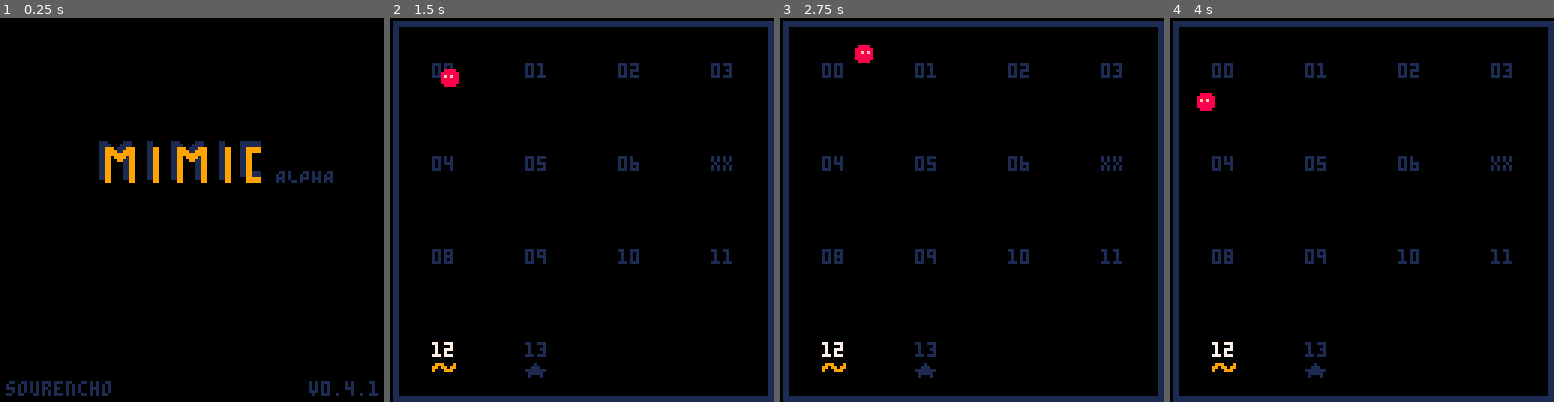
Above: before the commit, frames 1-4 (left to right).
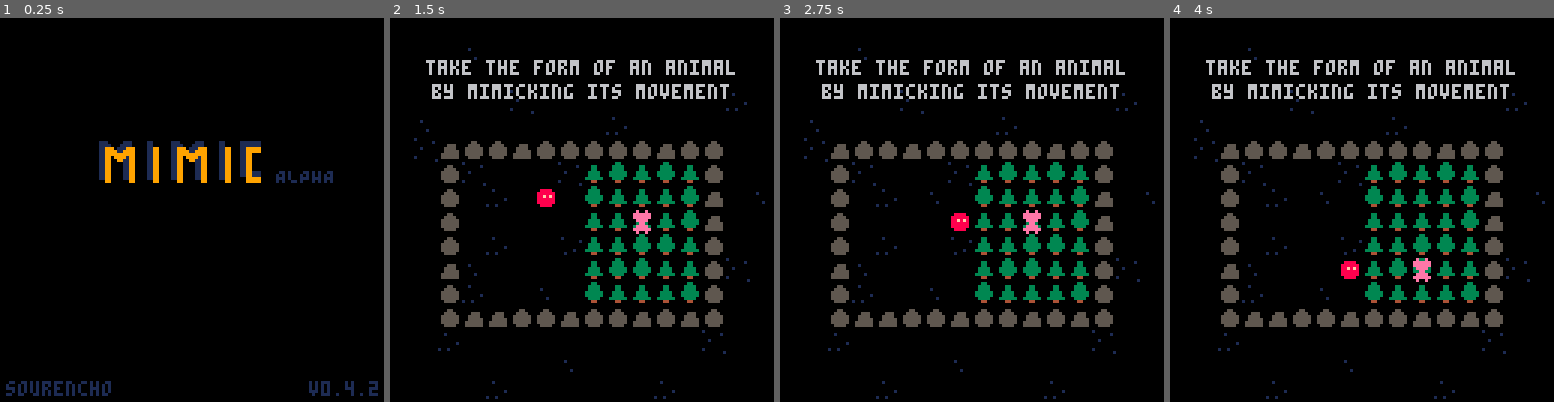
Above: after the commit, the same moments.

Repository: sourencho/mimic
Game: PICO-8 cartridge mimic.p8
Same seed, same stepped clock (60 frames per second), same inputs: the game is played once before the commit and once after it.
Inputs:
- Up to frame 1 (0.25 s): no input
- Up to frame 2 (1.5 s): tap X (X key) at 0.33, 1.07 s; tap O (Z key) at 0.7 s
- Up to frame 3 (2.75 s): hold Right 1.6-2.1 s; tap O (Z key) at 1.7, 2.1, 2.5 s; tap X (X key) at 1.85 s; hold Up 2.15-2.42 s; hold Right from 2.47 s (still down)
- Up to frame 4 (4 s): tap O (Z key) at 2.9, 3.3, 3.7 s; tap X (X key) at 2.97 s; release Right at 3.03 s; hold Left 3.08-3.58 s; hold Down 3.63-3.97 s

The runs differ from the first frame. In frame 1, less than 0.1% of the frame differs, in the area x 96-99%, y 94-98%; in frame 2, 21%; in frame 3, 21%, in the area x 0-100%, y 0-100%; in frame 4, 21%.

Commit message:
Bug fixes

Diff:
--- a/mimic.p8
+++ b/mimic.p8
@@ -1,18 +1,18 @@
 pico-8 cartridge // http://www.pico-8.com
 version 32
 __lua__
--- mimic v0.4.1
+-- mimic v0.4.2
 -- by sourencho
 
-VERSION = "v0.4.1"
+VERSION = "v0.4.2"
 
 -- DATA
 
 -- SETTINGS
-start_level = 12
-level_count = 14
+start_level = 0
+level_count = 11
 skip_levels = {7}
-skip_tutorial = true
+skip_tutorial = false
 
 tutorial_level = 15
 tutorial_speed = 20
@@ -1236,7 +1236,7 @@
         for b in all(actors) do
             if (not is_comp_equal(a, b) and
                is_mimic(a.pattern, b.pattern, #a.pattern, tern(a.is_player, a.t, 0)) and
-               a.no_trans_count <= 0 and b.no_trans_count <= 0 and
+               ((a.no_trans_count <= 0 and b.no_trans_count <= 0) or (a.is_player or b.is_player)) and
                a.shape[1] == b.shape[1] and a.shape[2] == b.shape[2] and
                pair_equal(a.shape, {1,1}) and pair_equal(b.shape, {1,1})) then
                 if a.is_player then
@@ -1735,8 +1735,8 @@
         print("move", 21, 12, 1)
         print("\139\145\148\131", 13, 22, 1)
     elseif game.level == 1 then
-        print("restart", 85, 18, 1)
-        print("\151", 94, 26, 1)
+        print("restart", 86, 17, 1)
+        print("\151", 86 + 10, 17 + 8, 1)
     end
 
 end
